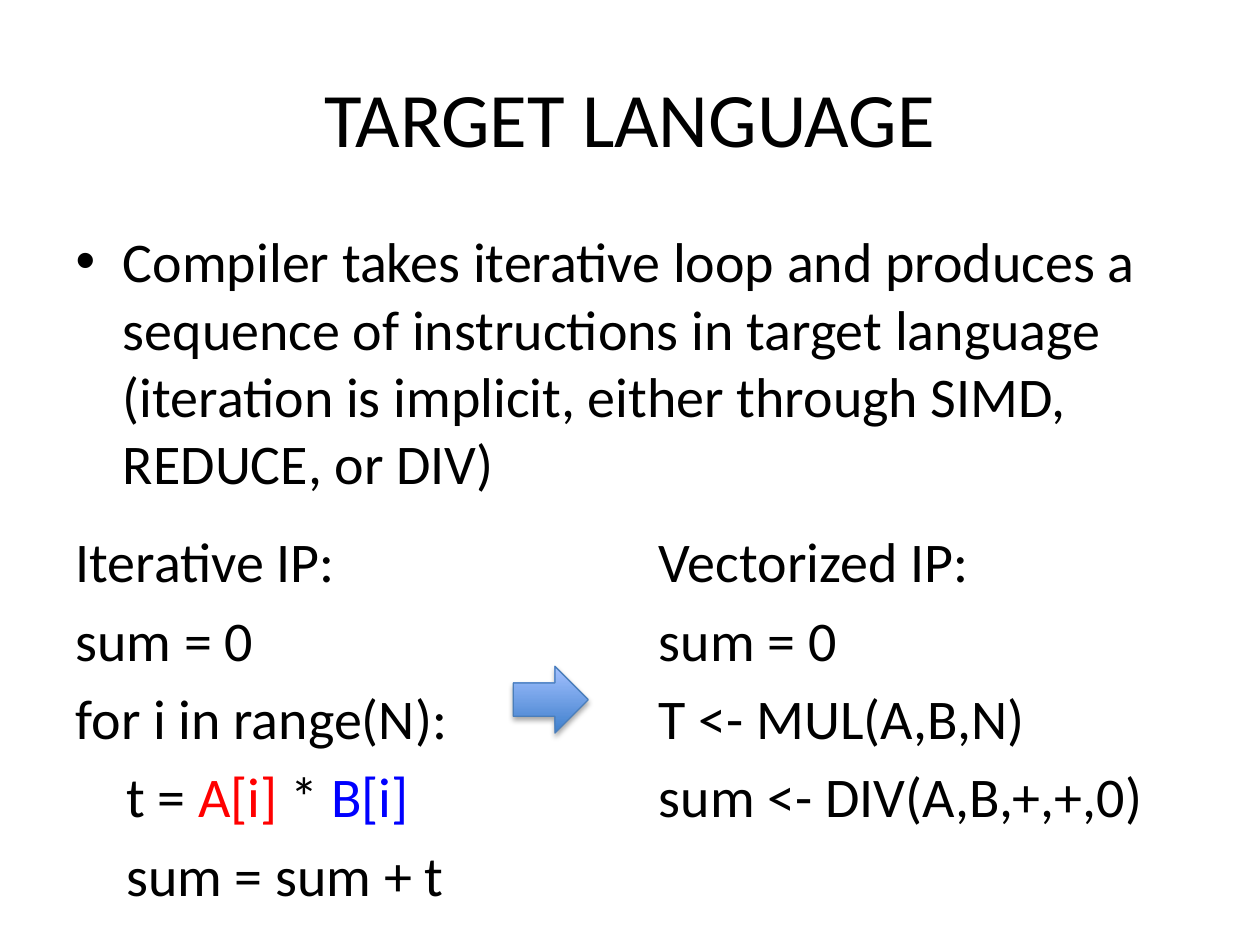
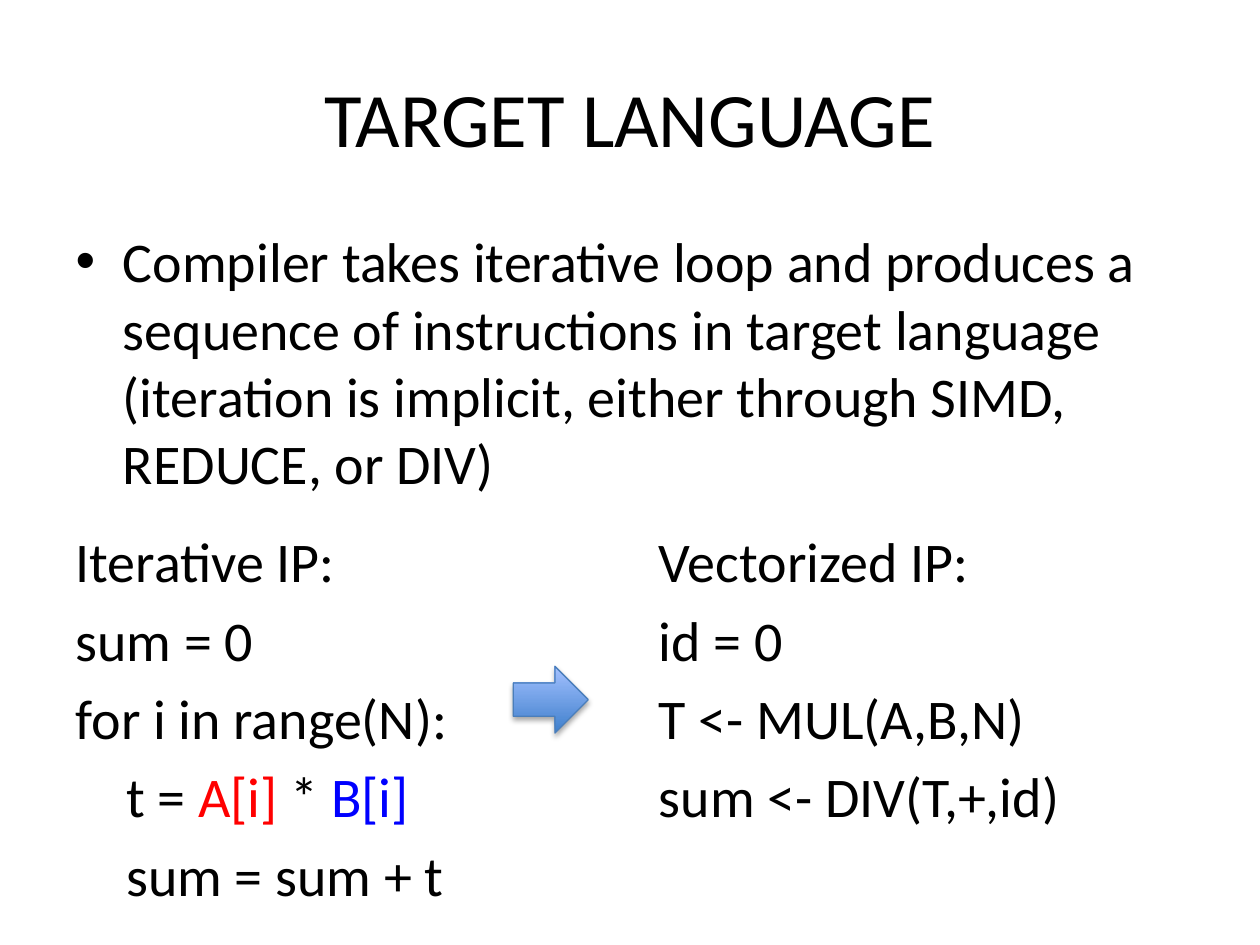
Before and after one commit to milana2/ParallelizationForMPC, a slide deck: slide 12 of MPC_Compiler_Misc_Notes.pptx (slide 13 before the commit). Drawn at 1260x945 pixels with LibreOffice and Linux fonts; fonts in the diff are those of the drawing. Boxes give left, top, right and bottom in pixels: in the first picture for what was removed or moved away, otherwise in the second. Text is boxed around its words. In the diff, an @@ line names an element or a change of style, - is before the commit and + after.

```diff
--- a/MPC_Compiler_Misc_Notes.pptx
+++ b/MPC_Compiler_Misc_Notes.pptx
@@ text at box(659, 622, 782, 662): text changed @@
-sum = 0
+id = 0
@@ text at box(659, 776, 1059, 825): text changed @@
-sum <- DIV(A,B,+,+,0)
+sum <- DIV(T,+,id)
```
Also in this commit, not shown: 4 other slides changed, 3 slides added, 1 slide removed.
